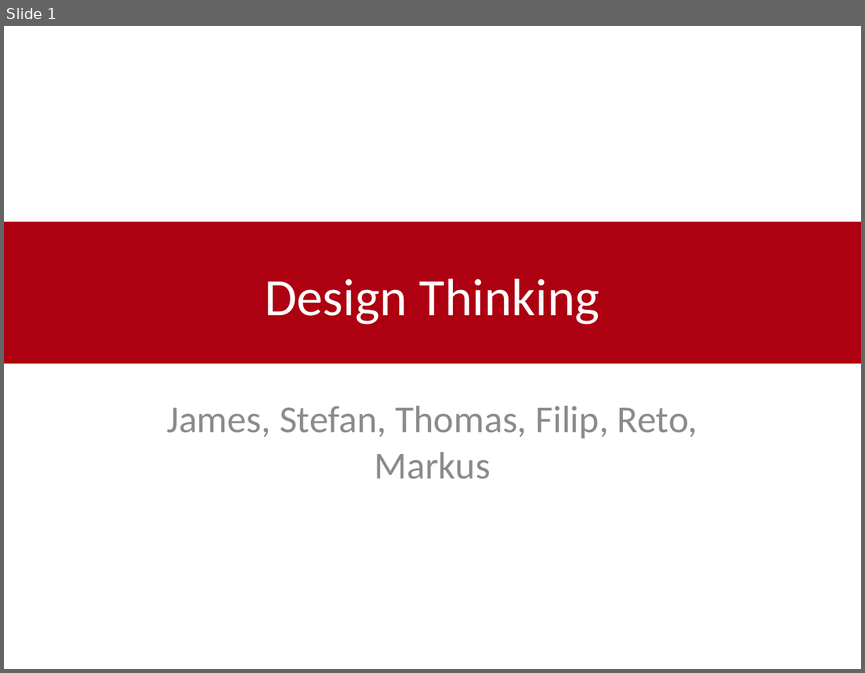
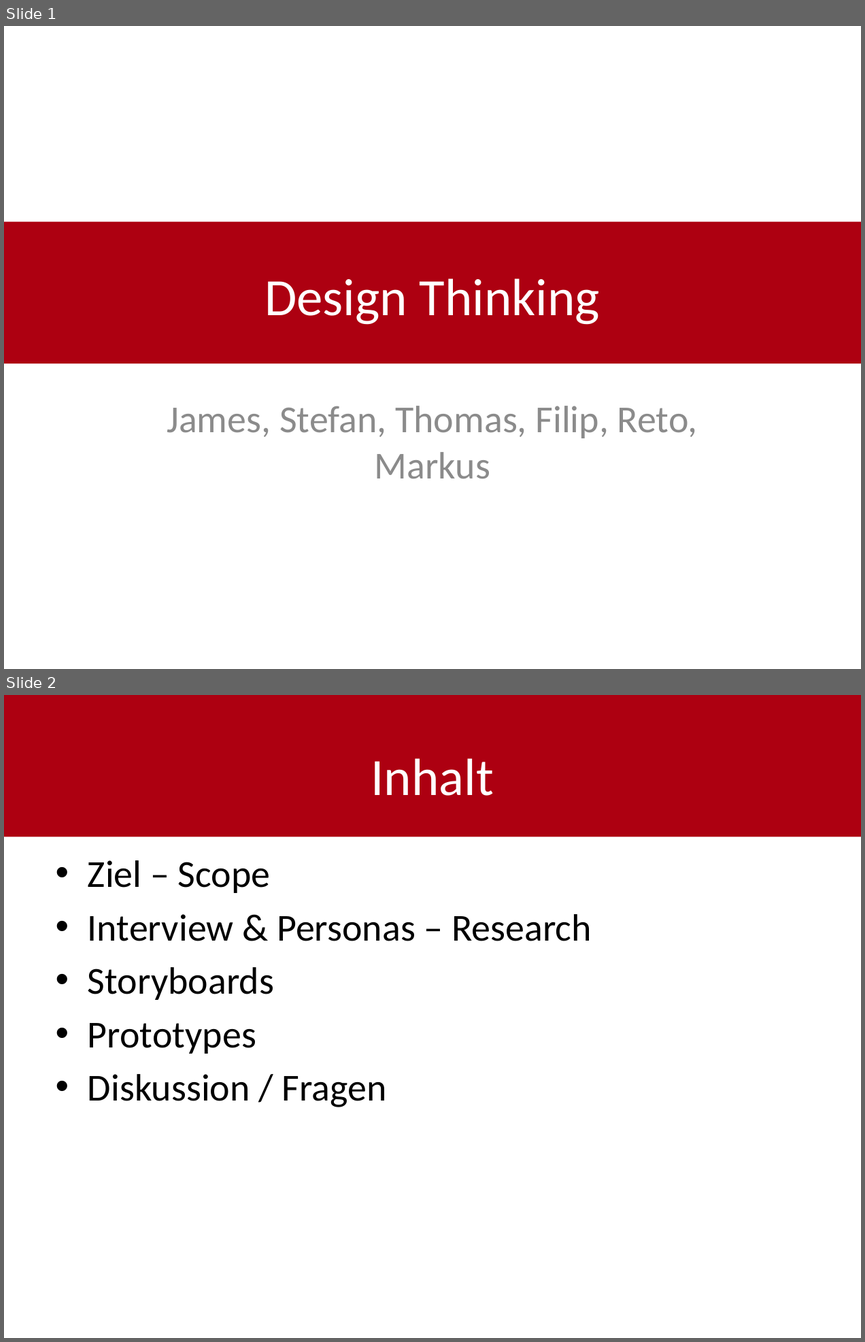
Before and after one commit to shylux/ch.bfh.bti7081.s2015.rot, a slide deck: doc/task03/Design_Thinking_final.pptx. Shown one above the other, each under a label of ours: slide 1 before the commit, slides 1 and 2 after it. The pictures are 865x673 and 865x1342 pixels, drawn with LibreOffice and Linux fonts; fonts in the diff are those of the drawing. Boxes give left, top, right and bottom in pixels: in the first picture for what was removed or moved away, otherwise in the second. Text is boxed around its words. In the diff, an @@ line names an element or a change of style, - is before the commit and + after.

```diff
--- a/doc/task03/Design_Thinking_final.pptx
+++ b/doc/task03/Design_Thinking_final.pptx
@@ slide 2 added at bbox=[4, 695, 861, 1338], background #FFFFFF @@
@@ rectangle added at bbox=[4, 695, 861, 836], fill #AD0011 @@
@@ title added at bbox=[371, 758, 494, 796], 44 pt, text #FFFFFF @@
+Inhalt
@@ text added at bbox=[88, 860, 592, 1107], 32 pt, text #000000 @@
+• Ziel – Scope
+• Interview & Personas – Research
+• Storyboards
+• Prototypes
+• Diskussion / Fragen
```
Also in this commit, not shown: 4 slides changed, 1 other slide added.
